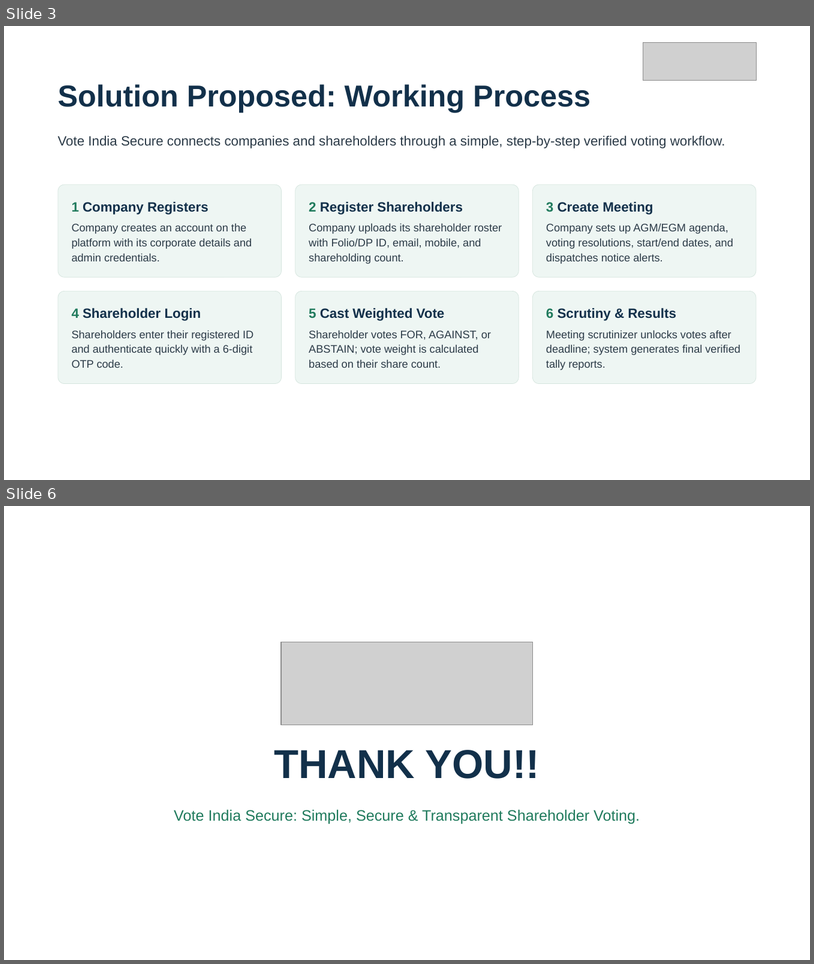
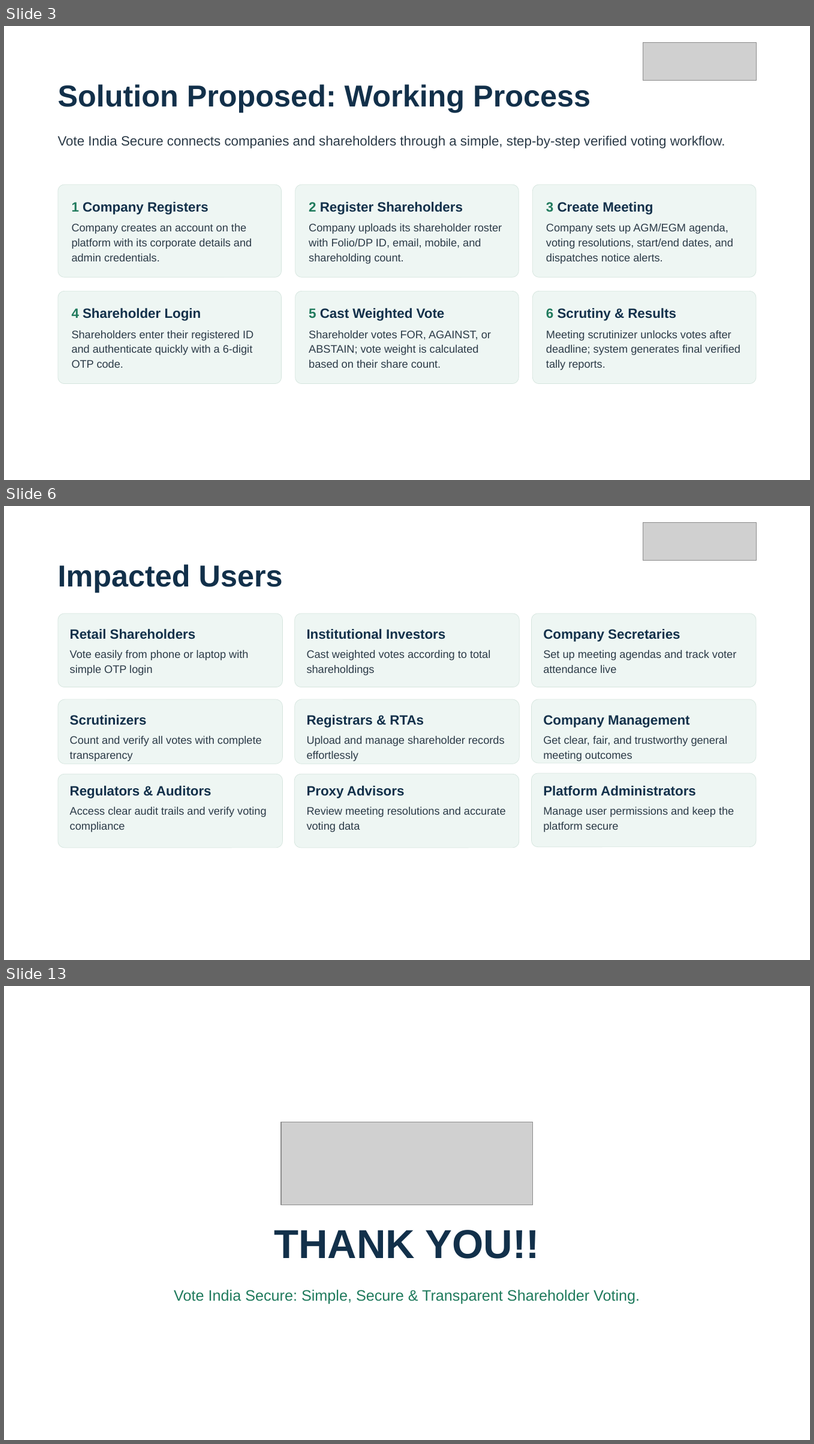
Before and after one commit to Arunkumar30102006/Shareholder-voting-platform, a slide deck: Vote_India_Secure_Review-0.pptx. Shown one above the other, each under a label of ours: slides 3 and 6 before the commit, slides 3, 6 and 13 after it; the slides between them are not shown. The pictures are 814x964 and 814x1444 pixels, drawn with LibreOffice and Linux fonts; fonts in the diff are those of the drawing; grey boxes stand for pictures. Boxes give left, top, right and bottom in pixels: in the first picture for what was removed or moved away, otherwise in the second. Text is boxed around its words. In the diff, an @@ line names an element or a change of style, - is before the commit and + after.

```diff
--- a/Vote_India_Secure_Review-0.pptx
+++ b/Vote_India_Secure_Review-0.pptx
@@ slide 6 added at [4, 506, 810, 960], background #FFFFFF @@
@@ picture added at [644, 523, 757, 561] @@
@@ title added at [58, 564, 283, 592], 36 pt, text #12304A, bold @@
+Impacted Users
@@ rounded rectangle added at [58, 613, 283, 687], fill #EEF6F3, outline #D5E5DE 0.5 pt @@
@@ rounded rectangle added at [295, 613, 520, 687], fill #EEF6F3, outline #D5E5DE 0.5 pt @@
@@ rounded rectangle added at [532, 613, 757, 687], fill #EEF6F3, outline #D5E5DE 0.5 pt @@
@@ text added at [70, 628, 196, 639], 16 pt, text #12304A, bold @@
+Retail Shareholders
@@ text added at [307, 628, 446, 639], 16 pt, text #12304A, bold @@
+Institutional Investors
@@ text added at [543, 628, 680, 642], 16 pt, text #12304A, bold @@
+Company Secretaries
@@ text added at [70, 650, 248, 675], 13 pt, text #2B3A47 @@
+Vote easily from phone or laptop with simple OTP login
@@ text added at [307, 650, 491, 675], 13 pt, text #2B3A47 @@
+Cast weighted votes according to total shareholdings
@@ text added at [543, 650, 737, 673], 13 pt, text #2B3A47 @@
+Set up meeting agendas and track voter attendance live
@@ rounded rectangle added at [58, 699, 283, 764], fill #EEF6F3, outline #D5E5DE 0.5 pt @@
@@ rounded rectangle added at [295, 699, 520, 764], fill #EEF6F3, outline #D5E5DE 0.5 pt @@
@@ rounded rectangle added at [532, 699, 757, 762], fill #EEF6F3, outline #D5E5DE 0.5 pt @@
@@ text added at [70, 714, 147, 725], 16 pt, text #12304A, bold @@
+Scrutinizers
@@ text added at [307, 714, 424, 727], 16 pt, text #12304A, bold @@
+Registrars & RTAs
@@ text added at [543, 715, 690, 727], 16 pt, text #12304A, bold @@
+Company Management
@@ text added at [70, 736, 262, 761], 13 pt, text #2B3A47 @@
+Count and verify all votes with complete transparency
@@ text added at [307, 736, 505, 761], 13 pt, text #2B3A47 @@
+Upload and manage shareholder records effortlessly
@@ text added at [543, 736, 728, 761], 13 pt, text #2B3A47 @@
+Get clear, fair, and trustworthy general meeting outcomes
@@ rounded rectangle added at [58, 774, 283, 848], fill #EEF6F3, outline #D5E5DE 0.5 pt @@
@@ rounded rectangle added at [294, 774, 519, 848], fill #EEF6F3, outline #D5E5DE 0.5 pt @@
@@ rounded rectangle added at [532, 774, 757, 847], fill #EEF6F3, outline #D5E5DE 0.5 pt @@
@@ text added at [70, 785, 212, 798], 16 pt, text #12304A, bold @@
+Regulators & Auditors
@@ text added at [307, 785, 405, 798], 16 pt, text #12304A, bold @@
+Proxy Advisors
@@ text added at [543, 785, 696, 796], 16 pt, text #12304A, bold @@
+Platform Administrators
@@ text added at [70, 807, 266, 832], 13 pt, text #2B3A47 @@
+Access clear audit trails and verify voting compliance
@@ text added at [307, 807, 506, 832], 13 pt, text #2B3A47 @@
+Review meeting resolutions and accurate voting data
@@ text added at [543, 807, 734, 832], 13 pt, text #2B3A47 @@
+Manage user permissions and keep the platform secure
@@ what was slide 6 is now slide 13 @@
```
Also in this commit, not shown: 3 slides changed, 6 other slides added, 18 other files.
